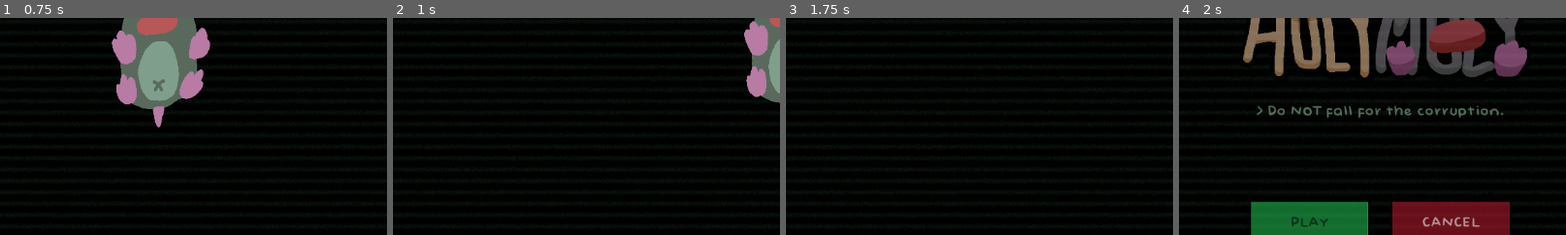
Above: before the commit, frames 1-4 (left to right).
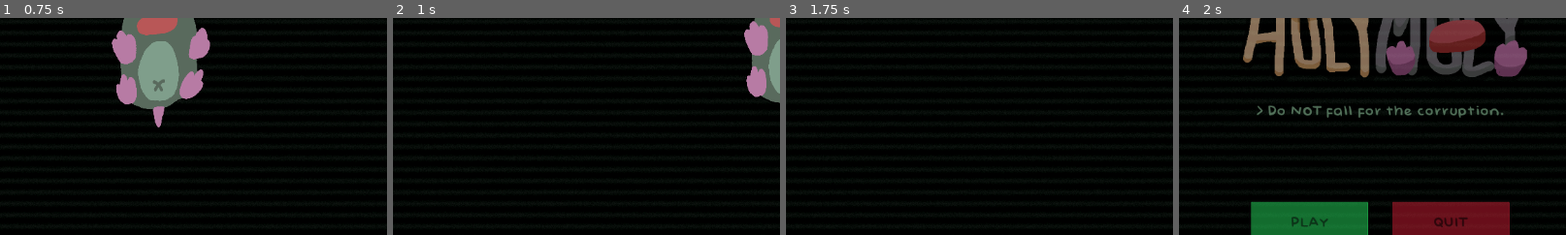
Above: after the commit, the same moments.

Repository: Geofoods/Holy-Moly
Game: Godot game, scene res://scenes/intro.tscn
The game is run twice, just before and just after one commit, with the same random seed, the same clock (stepped at 60 frames per second) and the same inputs.
Inputs (mouse positions are % of the whole screen's width and height, from its top left):
- Up to frame 1 (0.75 s): tap Enter (ui_accept) at 0.5 s; move the mouse to (72, 45) at 0.52 s; hold Right (ui_right) from 0.53 s (still down); tap Shift (dig_dash) at 0.6 s; click (72, 45) at 0.67 s
- Up to frame 2 (1 s): keep holding Right (ui_right); tap Enter (ui_accept) at 0.77 s
- Up to frame 3 (1.75 s): keep holding Right (ui_right); move the mouse to (30, 55) at 1.27 s; tap Alt at 1.35 s; tap Enter (ui_accept) at 1.52 s
- Up to frame 4 (2 s): keep holding Right (ui_right)
The pictures show only the part of the screen within x 24-74%, y 25-75%; the shares and areas given below are measured in that part.

Frames 1-3 are identical in both runs. In frame 4, 0.4% of the frame differs, in the area x 62-78%, y 91-97%.

Commit message:
subtle change with menu wording

Diff:
--- a/scenes/intro.tscn
+++ b/scenes/intro.tscn
@@ -187,7 +187,7 @@
 custom_minimum_size = Vector2(180, 70)
 layout_mode = 2
 size_flags_horizontal = 0
-theme_override_colors/font_color = Color(0.95, 0.95, 0.95, 1)
+theme_override_colors/font_color = Color(0, 0, 0, 1)
 theme_override_colors/font_outline_color = Color(0, 0, 0, 1)
 theme_override_fonts/font = ExtResource("6_es01l")
 theme_override_font_sizes/font_size = 24
@@ -195,7 +195,7 @@
 theme_override_styles/pressed = SubResource("StyleBoxFlat_exitbutton_hover")
 theme_override_styles/hover = SubResource("StyleBoxFlat_exitbutton_hover")
 theme_override_styles/focus = SubResource("StyleBoxFlat_exitbutton_hover")
-text = "CANCEL"
+text = "QUIT"
 
 [connection signal="pressed" from="CenterContainer/VBoxContainer/ButtonContainer/PlayButton" to="." method="_on_play_pressed"]
 [connection signal="pressed" from="CenterContainer/VBoxContainer/ButtonContainer/CancelButton" to="." method="_on_cancel_pressed"]
